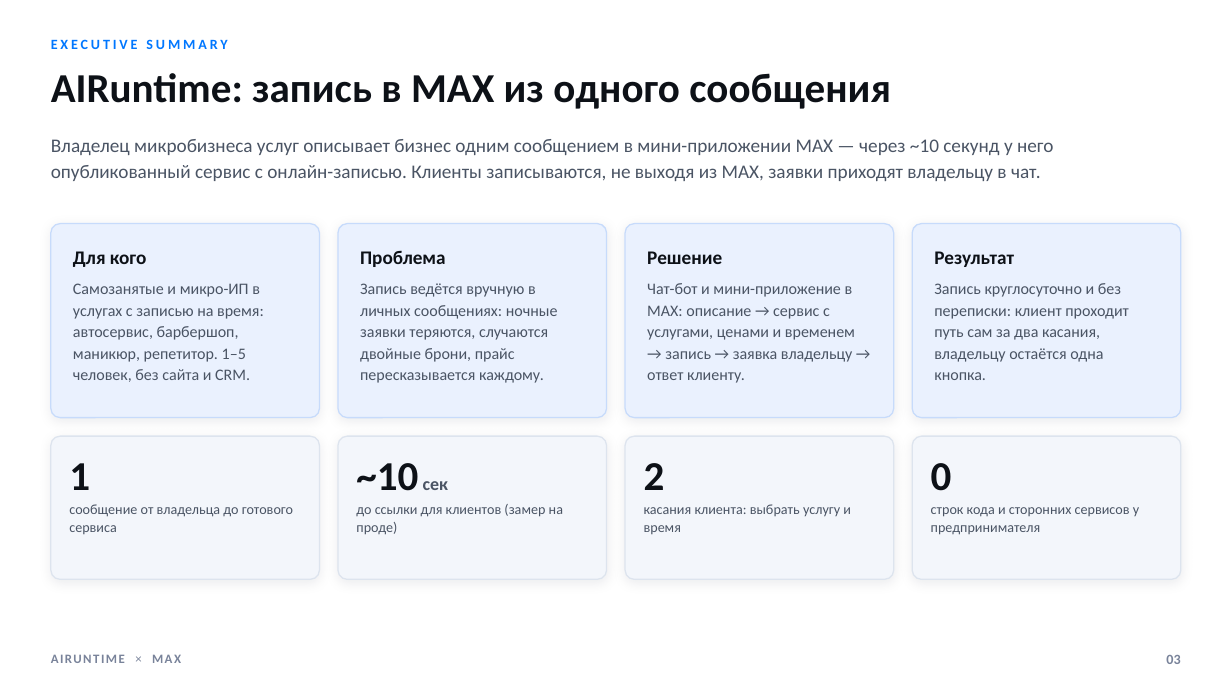
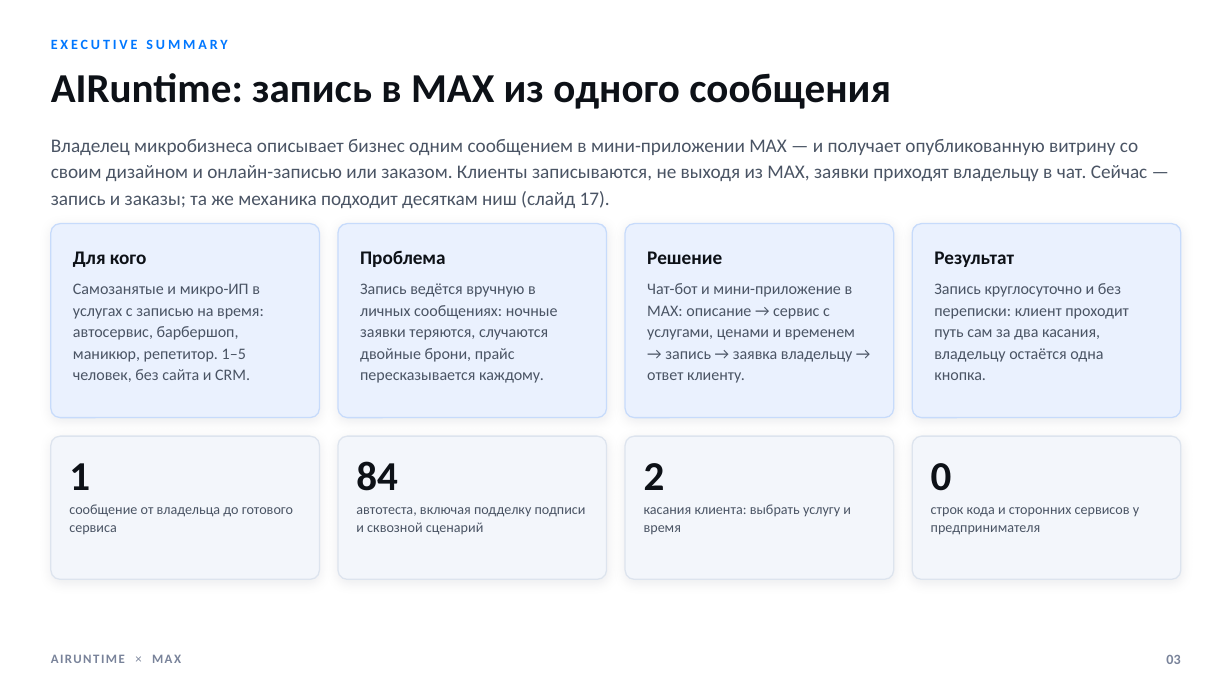
Before and after one commit to airuntime-ru/airuntime, a slide deck: slide 3 of docs/max-presentation/presentation.pptx. Drawn at 1232x693 pixels with LibreOffice and Linux fonts; fonts in the diff are those of the drawing. Boxes give left, top, right and bottom in pixels: in the first picture for what was removed or moved away, otherwise in the second. Text is boxed around its words. In the diff, an @@ line names an element or a change of style, - is before the commit and + after.

```diff
--- a/docs/max-presentation/presentation.pptx
+++ b/docs/max-presentation/presentation.pptx
@@ text at (51,139,1148,208): text changed @@
-Владелец микробизнеса услуг описывает бизнес одним сообщением в мини-приложении MAX — через ~10 секунд у него опубликованный сервис с онлайн-записью. Клиенты записываются, не выходя из MAX, заявки приходят владельцу в чат.
+Владелец микробизнеса описывает бизнес одним сообщением в мини-приложении MAX — и получает опубликованную витрину со своим дизайном и онлайн-записью или заказом. Клиенты записываются, не выходя из MAX, заявки приходят владельцу в чат. Сейчас — запись и заказы; та же механика подходит десяткам ниш (слайд 17).
@@ text at (356,461,398,491): text changed @@
-~10 сек
+84
@@ text at (356,507,586,535): text changed @@
-до ссылки для клиентов (замер на проде)
+автотеста, включая подделку подписи и сквозной сценарий
```
Also in this commit, not shown: 18 other slides changed, 2 slides added, 1 slide removed, 33 other files.
